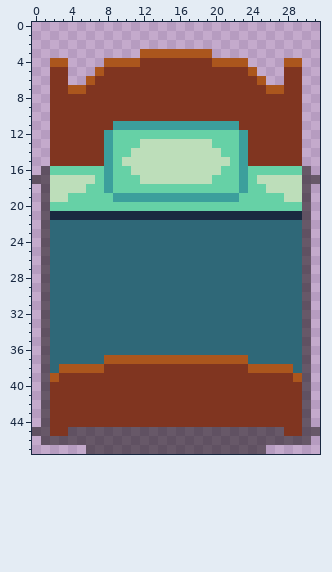
A pixel-art sprite gets an edit: Assets/Art/Sprites/Objects/Furniture/Bed.png. Above: the version before the commit.
The file is 32x48 pixels. Colours within 5 levels of each other are drawn and written as one.
Now the later version:
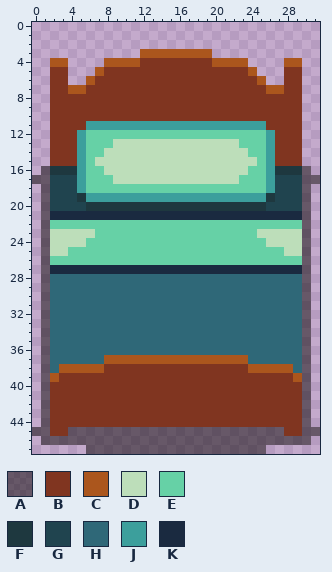
Palette (. is transparent): A #0a06047f  B #803520  C #ab561d  D #bddeba  E #66d1a6  F #1e383f  G #20444f  H #2f6878  J #3c9f9c  K #1a2a40
What changed:
Colour D replaces colour B in row 15 at x 7 and 24.
Colour D replaces colour E in row 13 at x 9 to 11 and 20 to 22; in row 14 at x 9 to 10 and 21 to 22; in row 15 at x 9 and 22; in row 16 at x 9 to 10 and 21 to 22; in row 17 at x 9 to 11 and 20 to 22.
Colour D replaces colour H in row 23 at x 2 to 6 and 25 to 29; in row 24 at x 2 to 5 and 26 to 29; in row 25 at x 2 to 3 and 28 to 29.
Colour D replaces colour J in rows 14 to 16 at x 8 and 23.
Colour E replaces colour B in rows 12 to 14 at x 6 to 7 and 24 to 25; in row 15 at x 6 and 25.
Colour E replaces colour D in row 17 at x 6 and 25.
Colour E replaces colour H in row 22 at x 2 to 29; in row 23 at x 7 to 24; in row 24 at x 6 to 25; in row 25 at x 4 to 27; in row 26 at x 2 to 29.
Colour E replaces colour J in rows 12 to 13 at x 8 and 23; in rows 17 to 18 at x 8 and 23.
Colour F replaces colour E in row 16 at x 2 to 4 and 27 to 29; in row 19 at x 5 and 26; in row 20 at x 6 to 25.
Colour G replaces colour D in rows 17 to 18 at x 2 to 4 and 27 to 29; in row 19 at x 2 to 3 and 28 to 29.
Colour G replaces colour E in row 19 at x 4 and 27; in row 20 at x 2 to 5 and 26 to 29.
Colour J replaces colour B in row 11 at x 6 to 8 and 23 to 25; in rows 12 to 15 at x 5 and 26.
Colour J replaces colour D in rows 17 to 18 at x 5 and 26.
Colour J replaces colour E in row 16 at x 5 and 26; in row 19 at x 6 to 8 and 23 to 25.
Colour K replaces colour H in row 27 at x 2 to 29.
Changed places in both pictures, as pixel boxes (x1, y1, x2, y2):
changed: (50, 121, 302, 274)
